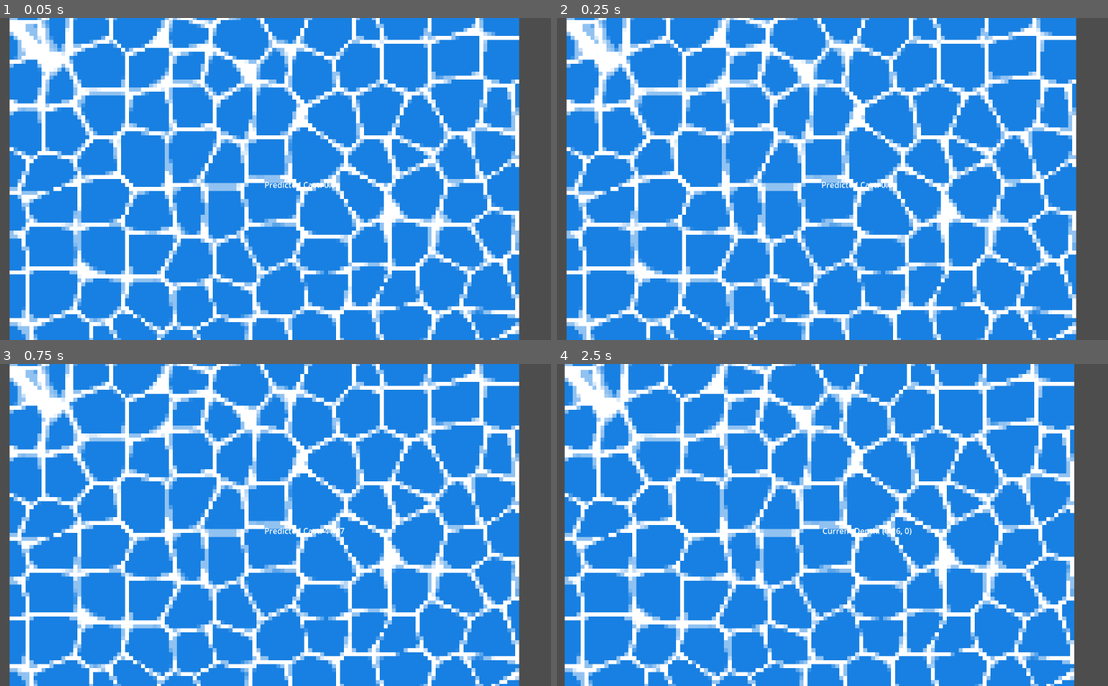
Above: before the commit, frames 1-4 (two rows, left to right).
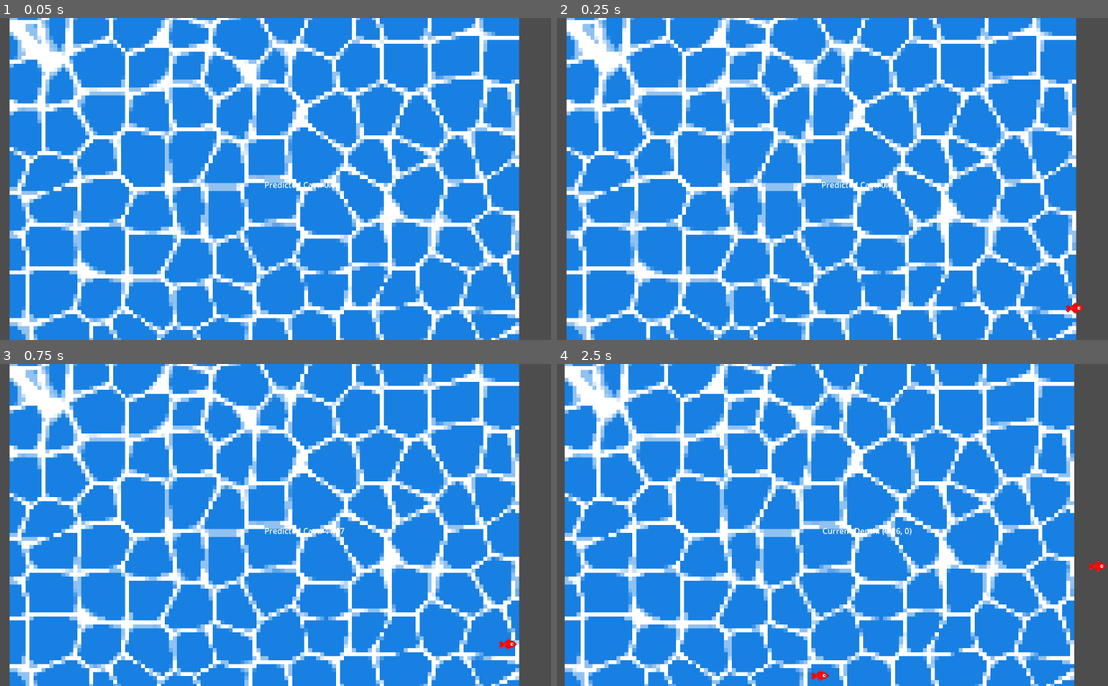
Above: after the commit, the same moments.

Repository: manspider-thatdev/fishing-game
Game: Godot game, scene res://scenes/main.tscn
The game is run twice, just before and just after one commit, with the same random seed, the same clock (stepped at 60 frames per second) and the same inputs.
Inputs:
- Up to frame 1 (0.05 s): no input
- Up to frame 2 (0.25 s): no input
- Up to frame 3 (0.75 s): hold D (right) from 0.53 s (still down); hold Space (space) from 0.53 s (still down)
- Up to frame 4 (2.5 s): tap Enter at 1.25 s; release D (right) at 1.28 s; release Space (space) at 1.28 s; hold S (down) 1.28-2.03 s; tap Space (space) at 1.35, 2 s; hold D (right) from 2.03 s (still down); hold Space (space) from 2.03 s (still down)

Frame 1 is identical in both runs. In frame 2, less than 0.1% of the frame differs, in the area x 92-96%, y 88-92%; in frame 3, less than 0.1%; in frame 4, 0.1%, in the area x 46-100%, y 61-99%.

Commit message:
Added rudimentary fish spawning

Diff:
--- a/scripts/fish_parent.gd
+++ b/scripts/fish_parent.gd
@@ -2,14 +2,20 @@
 
 @onready var time_since_last_check = 0;
 @onready var fish = preload("res://scenes/fish.tscn")
-@onready var fish_count = 0
+@onready var random = RandomNumberGenerator.new()
+@onready var screen_size: Vector2 = get_viewport().get_visible_rect().size
+
+# Potentially unnecessary since get_child_count() exists.
+#@onready var fish_count = 0
 
 const FISH_CAP = 5
 const TIME_BETWEEN_CHECKS = 0.05
 
+@onready var generic_red_fish = load("res://assets/2d/fish/Fish2.png")
+
 # Called when the node enters the scene tree for the first time.
 func _ready() -> void:
-	pass
+	random.randomize()
 
 
 # Called every frame. 'delta' is the elapsed time since the previous frame.
@@ -17,9 +23,14 @@
 	time_since_last_check += delta
 	# Check if fish cap has been met each interval.
 	if(time_since_last_check >= TIME_BETWEEN_CHECKS):
-		#spawn_fish()
 		time_since_last_check = 0
+		if(get_child_count() < FISH_CAP):
+			spawn_fish()
 
 #TODO: Create a function that spawns fish.
+# Spawns a fish at a random location.
 func spawn_fish():
-	pass
+	var new_fish = fish.instantiate()
+	add_child(new_fish)
+	var initial_position: Vector2 = Vector2(random.randf_range(0, screen_size.x), random.randf_range(0, screen_size.y))
+	new_fish.set_initial_values(false, 60, 3, 40, initial_position, generic_red_fish)
